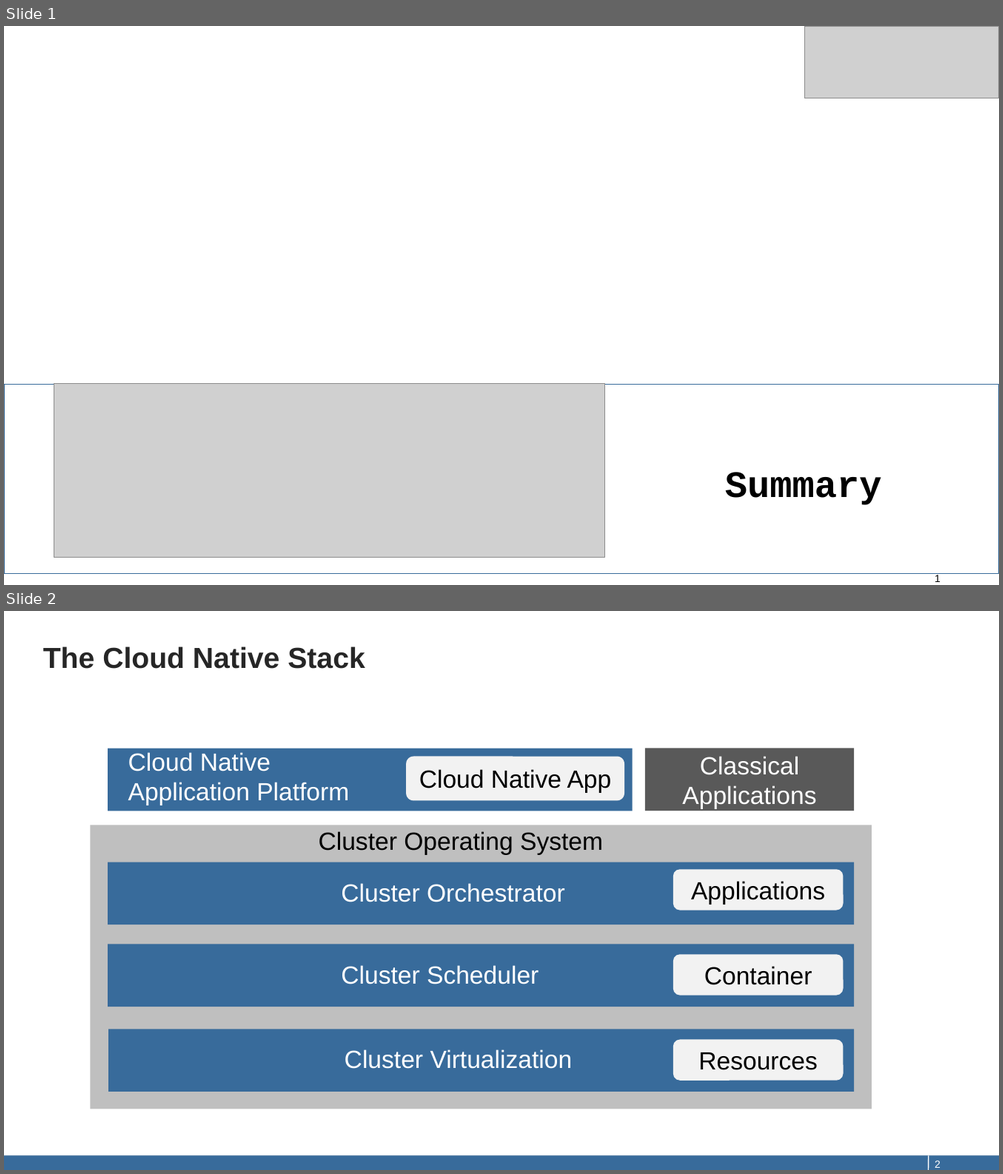
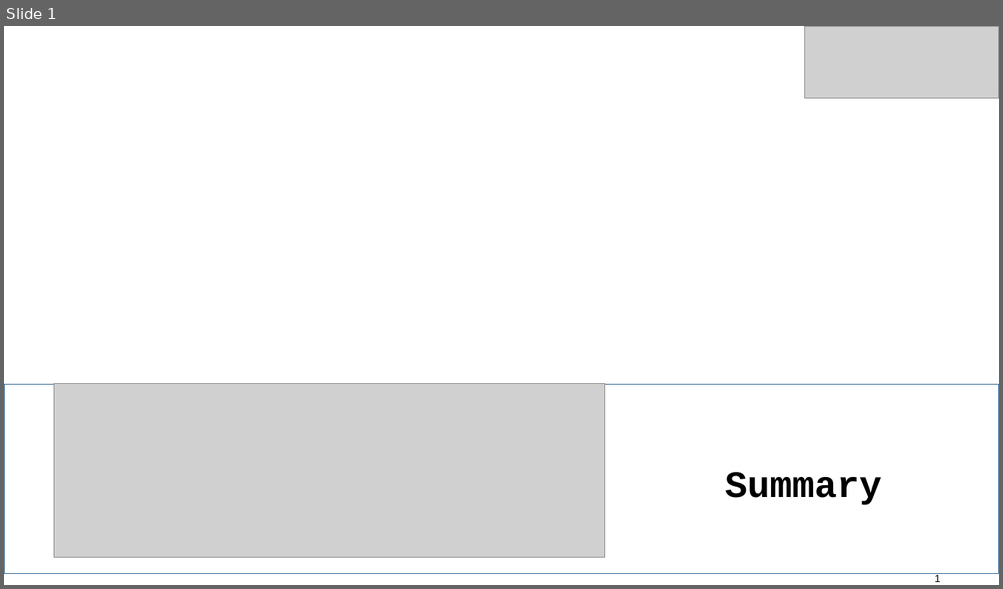
Before and after one commit to qaware/hitchhikers-guide-cloudnative, a slide deck: slides/05-summary.pptx. Shown one above the other, each under a label of ours: slides 1 and 2 before the commit, slide 1 after it. The pictures are 1003x1174 and 1003x589 pixels, drawn with LibreOffice and Linux fonts; fonts in the diff are those of the drawing; grey boxes stand for pictures; background and template pictures are left out. Boxes give left, top, right and bottom in pixels: in the first picture for what was removed or moved away, otherwise in the second. Text is boxed around its words. In the diff, an @@ line names an element or a change of style, - is before the commit and + after.

Commit message:
Updated slides - v0.8

```diff
--- a/slides/05-summary.pptx
+++ b/slides/05-summary.pptx
@@ slide 2 removed at (x1=4, y1=611, x2=999, y2=1170), background #FFFFFF; not listed: 1 template element that a slide beside it also shows @@
@@ title removed at (x1=43, y1=647, x2=364, y2=669) @@
-The Cloud Native Stack
@@ rectangle removed at (x1=108, y1=749, x2=632, y2=811) @@
@@ text removed at (x1=128, y1=752, x2=349, y2=806) @@
-Cloud Native
-Application Platform
@@ rounded rectangle removed at (x1=406, y1=757, x2=625, y2=800) @@
-Cloud Native App
@@ rectangle removed at (x1=645, y1=749, x2=854, y2=811) @@
-Classical Applications
@@ rectangle removed at (x1=90, y1=825, x2=871, y2=1110) @@
@@ text removed at (x1=318, y1=832, x2=603, y2=855) @@
-Cluster Operating System
@@ rectangle removed at (x1=108, y1=863, x2=854, y2=925) @@
@@ rounded rectangle removed at (x1=673, y1=870, x2=843, y2=911) @@
-Applications
@@ text removed at (x1=341, y1=883, x2=565, y2=903) @@
-Cluster Orchestrator
@@ rectangle removed at (x1=108, y1=945, x2=854, y2=1007) @@
@@ text removed at (x1=341, y1=965, x2=538, y2=985) @@
-Cluster Scheduler
@@ rounded rectangle removed at (x1=673, y1=955, x2=843, y2=996) @@
-Container
@@ rectangle removed at (x1=108, y1=1030, x2=854, y2=1092) @@
@@ text removed at (x1=344, y1=1050, x2=572, y2=1069) @@
-Cluster Virtualization
@@ rounded rectangle removed at (x1=673, y1=1040, x2=843, y2=1081) @@
-Resources
@@ rectangle removed at (x1=4, y1=1156, x2=999, y2=1170) @@
@@ page number removed at (x1=934, y1=1161, x2=940, y2=1168) @@
-2
```
Also in this commit, not shown: 4 slides changed, 1 slide added.
